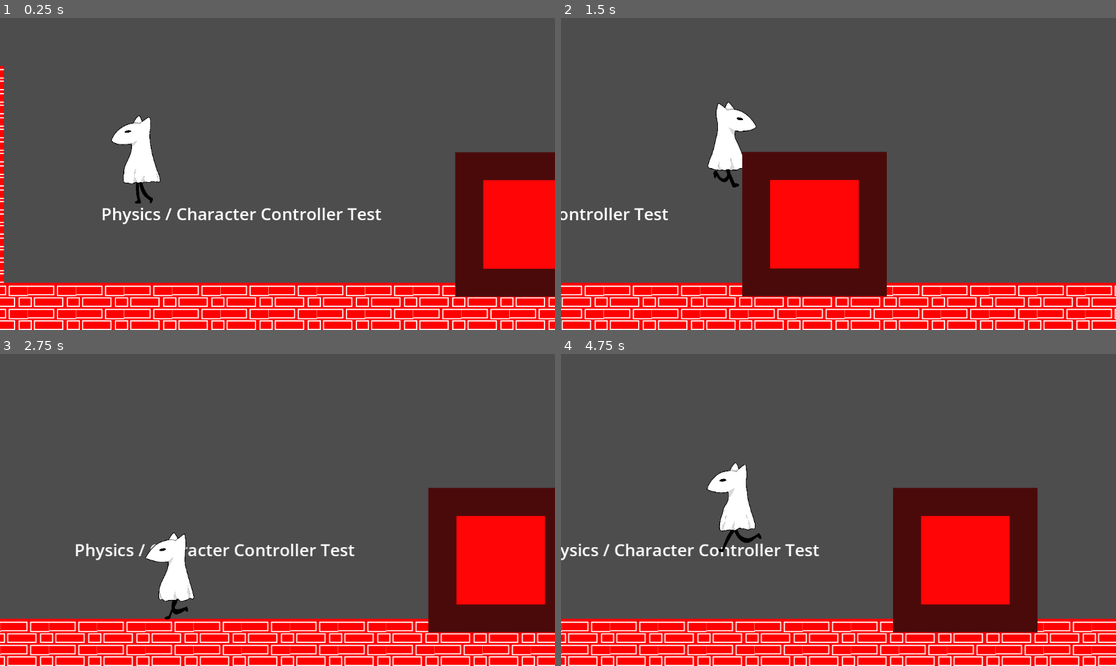
Above: before the commit, frames 1-4 (two rows, left to right).
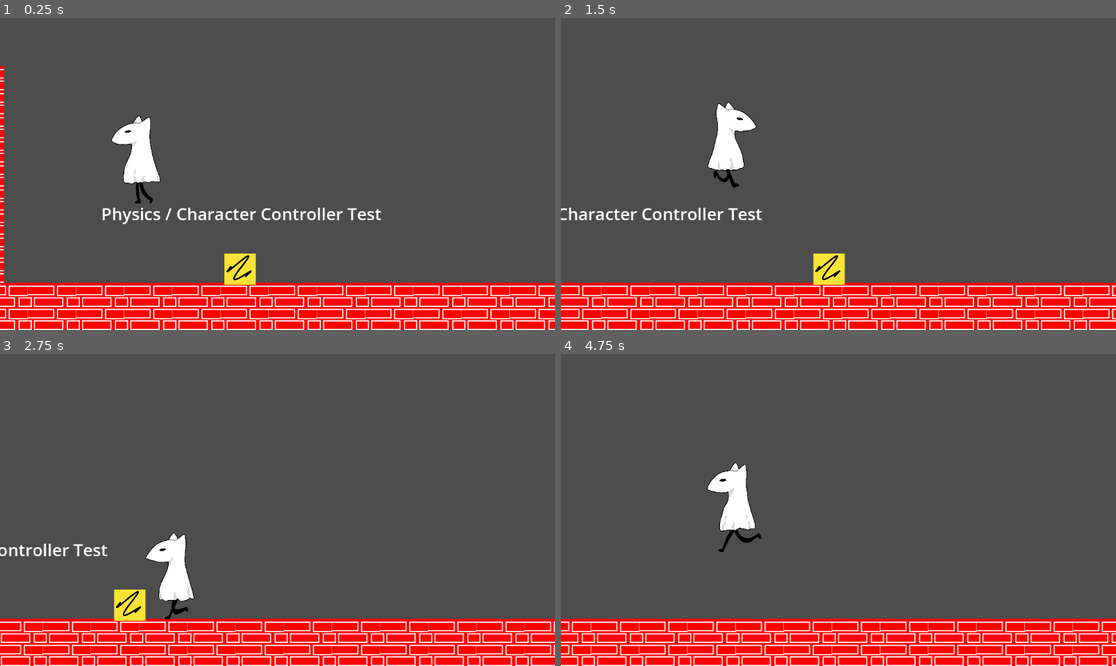
Above: after the commit, the same moments.

Repository: rcivan/ghost-dog
Game: Godot game, scene res://Test.tscn
Same seed, same stepped clock (60 frames per second), same inputs: the game is played once before the commit and once after it.
Inputs:
- Up to frame 1 (0.25 s): no input
- Up to frame 2 (1.5 s): hold Right (right) from 0.53 s (still down); tap Q (slide) at 0.6, 1.35 s; tap Space (jump) at 0.77 s
- Up to frame 3 (2.75 s): tap Space (jump) at 1.52 s; release Right (right) at 2.03 s; hold Left (left) from 2.03 s (still down); tap Q (slide) at 2.1 s
- Up to frame 4 (4.75 s): release Left (left) at 2.78 s; hold Right (right) 2.78-4.28 s; tap Q (slide) at 2.85, 3.6, 4.35 s; tap Space (jump) at 3.02, 3.77, 4.52 s; hold Left (left) from 4.28 s (still down)

The runs differ from the first frame. In frame 1, 8.9% of the frame differs, in the area x 40-100%, y 42-90%; in frame 2, 15%; in frame 3, 16%; in frame 4, 17%, in the area x 0-100%, y 42-100%.

Commit message:
zonsense

Diff:
--- a/game/Player.gd
+++ b/game/Player.gd
@@ -60,4 +60,13 @@
 	else:
 		$AnimatedSprite2D.play('idle')
 
+	for i in get_slide_collision_count():
+		var collision = get_slide_collision(i)
+
+		var collision_collider = collision.get_collider()
+		if collision_collider is RigidBody2D:
+			var push_direction = -collision.get_normal()
+			collision_collider.apply_central_impulse(push_direction * 300)
+
+
 	move_and_slide()
--- a/game/Test.tscn
+++ b/game/Test.tscn
@@ -3,7 +3,7 @@
 [ext_resource type="PackedScene" uid="uid://biejvu5ndljmx" path="res://Player.tscn" id="1_l12vt"]
 [ext_resource type="Texture2D" uid="uid://y8iaf7dkde7c" path="res://assets/prelim/tiles/spritesheet.png" id="1_yii55"]
 [ext_resource type="PackedScene" uid="uid://b36nbeg11obnd" path="res://Button.tscn" id="2_pudh7"]
-[ext_resource type="Texture2D" uid="uid://j620ohf15ynx" path="res://assets/prelim/tiles/button.png" id="4_e4wlr"]
+[ext_resource type="Texture2D" uid="uid://ug36nb2i4k2o" path="res://assets/prelim/tiles/door.png" id="4_vim14"]
 
 [sub_resource type="LabelSettings" id="LabelSettings_xsuqu"]
 font_size = 35
@@ -161,8 +161,8 @@
 sources/0 = SubResource("TileSetScenesCollectionSource_13gbt")
 pattern_0 = SubResource("TileMapPattern_y2lqt")
 
-[sub_resource type="RectangleShape2D" id="RectangleShape2D_onwit"]
-size = Vector2(265, 250)
+[sub_resource type="RectangleShape2D" id="RectangleShape2D_7ism7"]
+size = Vector2(62.5, 59)
 
 [node name="Test" type="Node2D"]
 position = Vector2(8, 0)
@@ -193,14 +193,13 @@
 layer_0/z_index = -1
 layer_0/tile_data = PackedInt32Array(720896, 1, 0, 786432, 1, 1, 720897, 65537, 0, 786433, 65537, 1, 720898, 1, 0, 7864 …(3655 unchanged characters)…
 
-[node name="RigidBody2D" type="RigidBody2D" parent="."]
-mass = 0.24
-can_sleep = false
-
-[node name="Sprite2D" type="Sprite2D" parent="RigidBody2D"]
-position = Vector2(1137, 393)
-texture = ExtResource("4_e4wlr")
-
-[node name="CollisionShape2D" type="CollisionShape2D" parent="RigidBody2D"]
-position = Vector2(1137, 390)
-shape = SubResource("RectangleShape2D_onwit")
+[node name="Box" type="RigidBody2D" parent="."]
+
+[node name="Sprite2D" type="Sprite2D" parent="Box"]
+position = Vector2(541, 518)
+scale = Vector2(0.216667, 0.216667)
+texture = ExtResource("4_vim14")
+
+[node name="CollisionShape2D" type="CollisionShape2D" parent="Box"]
+position = Vector2(544.75, 517.5)
+shape = SubResource("RectangleShape2D_7ism7")
